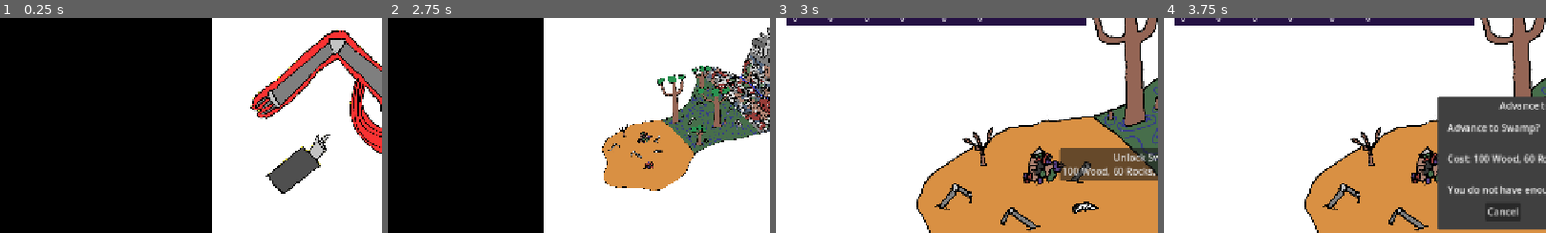
Above: before the commit, frames 1-4 (left to right).
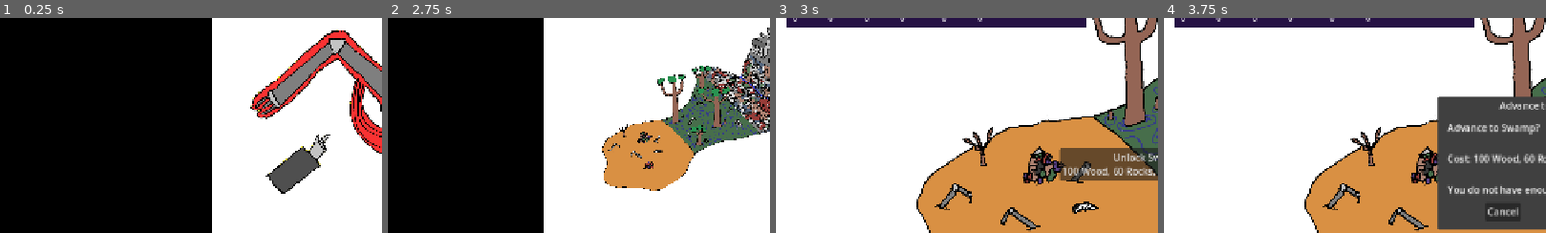
Above: after the commit, the same moments.

Repository: ChrstphrHll/brackeys2026.2
Game: Godot game, scene res://game.tscn
Same seed, same stepped clock (60 frames per second), same inputs: the game is played once before the commit and once after it. The engine's default icon, where the game draws it, is replaced by a stand-in: a white triangle on a blue panel in a dark square.
Inputs:
- Up to frame 1 (0.25 s): no input
- Up to frame 2 (2.75 s): click "Unlock Swamp 100 Wood, 60 Roc…" at 0.5 s; click "Task" at 1.25 s; click "Tech Tree" at 2 s
- Up to frame 3 (3 s): click "Craft" at 2.75 s
- Up to frame 4 (3.75 s): click "Unlock Swamp 100 Wood, 60 Roc…" at 3.5 s
The pictures show only the part of the screen within x 0-50%, y 14-64%; the shares and areas given below are measured in that part.

Frames 1-2 are identical in both runs. In frame 3, 0.7% of the frame differs, in the area x 2-82%, y 3-5%; in frame 4, 0.7%.

Commit message:
address feedback

Diff:
--- a/autoloads/resources.gd
+++ b/autoloads/resources.gd
@@ -37,8 +37,9 @@
 	"nuts_and_bolts": {
 		"display_name": "Nuts & Bolts",
 		"amount": 0,
-		"gatherable": false,
-		"unlock_zone": 0,
+		"gatherable": true,
+		"unlock_zone": 0,
+		"gather_zone": 2,
 		"difficulty": 1.0,
 		"base_yield": 1,
 		"icon": preload("res://assets/Nutsandbolts.png")
@@ -145,7 +146,10 @@
 
 		if (
 			info.get("gatherable", false)
-			and info.get("unlock_zone", 0) <= Zones.current_zone
+			and info.get(
+				"gather_zone",
+				info.get("unlock_zone", 0)
+			) <= Zones.current_zone
 		):
 			gatherable.append(resource_name)
 
--- a/autoloads/tasks.gd
+++ b/autoloads/tasks.gd
@@ -36,6 +36,17 @@
 	machine: Machine
 ) -> void:
 
+	# Automated machines may be redirected while their current
+	# gather cycle finishes. The new choice becomes the next target.
+	if machine.is_busy():
+		if (
+			not machine.is_player
+			and TechTree.machine_auto_repeat
+		):
+			machine.queue_gather_resource(resource)
+
+		return
+
 	var difficulty: float = float(
 		Resources.get_resource_difficulty(resource)
 	)
@@ -52,7 +63,9 @@
 		end_gather_task.bind(
 			resource,
 			machine
-		)
+		),
+		not machine.is_player
+			and TechTree.machine_auto_repeat
 	)
 
 
@@ -99,15 +112,17 @@
 
 	machine.finish_task()
 
-	machine.finish_task()
-
-	# Recovered machines eventually become autonomous.
+	# Recovered machines eventually become autonomous. If the player
+	# selected a different resource during this cycle, switch to it now.
 	if (
 		not machine.is_player
 		and TechTree.machine_auto_repeat
 	):
+		var next_resource: String = \
+			machine.take_pending_gather_resource(resource)
+
 		start_gather_task(
-			resource,
+			next_resource,
 			machine
 		)
 
--- a/game.tscn
+++ b/game.tscn
@@ -83,7 +83,7 @@
 offset_bottom = 8.0
 text = "City"
 
-[node name="ColorRect" type="ColorRect" parent="UI" unique_id=1009556227]
+[node name="ResourceBackground" type="ColorRect" parent="UI" unique_id=1009556227]
 layout_mode = 0
 offset_left = 25.0
 offset_top = 2.0
--- a/machines/machine.gd
+++ b/machines/machine.gd
@@ -17,6 +17,7 @@
 
 var id: int
 var current_task: String = ""
+var pending_gather_resource: String = ""
 
 var task_menu_entries: Array[Dictionary] = []
 
@@ -114,7 +115,8 @@
 func start_task(
 	task_name: String,
 	time_cost: float,
-	on_complete: Callable
+	on_complete: Callable,
+	allow_reselection_while_busy: bool = false
 ) -> bool:
 
 	if is_busy():
@@ -123,7 +125,7 @@
 	current_task = task_name
 	completion_callback = on_complete
 
-	task_selector.disabled = true
+	task_selector.disabled = not allow_reselection_while_busy
 	task_selector.text = task_name
 
 	progress_bar.show()
@@ -135,6 +137,21 @@
 	task_timer.start(time_cost)
 
 	return true
+
+
+func queue_gather_resource(resource: String) -> void:
+	pending_gather_resource = resource
+	task_selector.text = "Next: %s" % \
+		Resources.get_resource_display_name(resource)
+
+
+func take_pending_gather_resource(fallback: String) -> String:
+	if pending_gather_resource.is_empty():
+		return fallback
+
+	var resource: String = pending_gather_resource
+	pending_gather_resource = ""
+	return resource
 
 
 func _on_task_timer_timeout():
--- a/resource_display.gd
+++ b/resource_display.gd
@@ -1,6 +1,15 @@
 extends HBoxContainer
 
 var resource_entries: Dictionary = {}
+
+@onready var resource_background: ColorRect = \
+	$"../ResourceBackground"
+
+const BACKGROUND_PADDING_LEFT: float = 9.0
+const BACKGROUND_PADDING_TOP: float = 7.0
+const BACKGROUND_PADDING_RIGHT: float = 9.0
+const BACKGROUND_PADDING_BOTTOM: float = 7.0
+const MIN_BACKGROUND_SIZE: Vector2 = Vector2(501.0, 109.0)
 
 
 func _ready():
@@ -13,6 +22,7 @@
 	)
 
 	_add_visible_resources()
+	call_deferred("_resize_resource_background")
 
 
 func create_resource_entry(resource_name: String):
@@ -62,6 +72,8 @@
 		Resources.get_resource_amount(resource_name)
 	)
 
+	call_deferred("_resize_resource_background")
+
 
 func _on_resource_changed(resource_name: String, new_amount: int):
 	# allows code to work if a resource is introduced
@@ -89,3 +101,26 @@
 		create_resource_entry(
 			resource_name
 		)
+
+
+func _resize_resource_background() -> void:
+	var content_size: Vector2 = get_combined_minimum_size()
+
+	resource_background.position = position - Vector2(
+		BACKGROUND_PADDING_LEFT,
+		BACKGROUND_PADDING_TOP
+	)
+
+	var desired_size: Vector2 = Vector2(
+		content_size.x
+			+ BACKGROUND_PADDING_LEFT
+			+ BACKGROUND_PADDING_RIGHT,
+		content_size.y
+			+ BACKGROUND_PADDING_TOP
+			+ BACKGROUND_PADDING_BOTTOM
+	)
+
+	resource_background.size = Vector2(
+		max(MIN_BACKGROUND_SIZE.x, desired_size.x),
+		max(MIN_BACKGROUND_SIZE.y, desired_size.y)
+	)
--- a/ui/tech_tree_menu.gd
+++ b/ui/tech_tree_menu.gd
@@ -226,23 +226,13 @@
 ) -> String:
 	var cost_text = _format_cost(node_data["cost"])
 
+	# TechTree owns the lock-state logic, including zone requirements.
+	# Do not replace its message with a generic "previous node" message.
 	var state_text: String = \
-	TechTree.get_node_state_text(
-		path_name,
-		node_index
-	)
-
-	if TechTree.is_unlocked(path_name, node_index):
-		state_text = "Unlocked"
-
-	elif not TechTree.is_available(path_name, node_index):
-		state_text = "Locked - unlock the previous node first"
-
-	elif Resources.can_afford(node_data["cost"]):
-		state_text = "Click to unlock"
-
-	else:
-		state_text = "Not enough resources"
+		TechTree.get_node_state_text(
+			path_name,
+			node_index
+		)
 
 	return "%s\n%s\n\nCost: %s\n%s" % [
 		node_data["name"],
